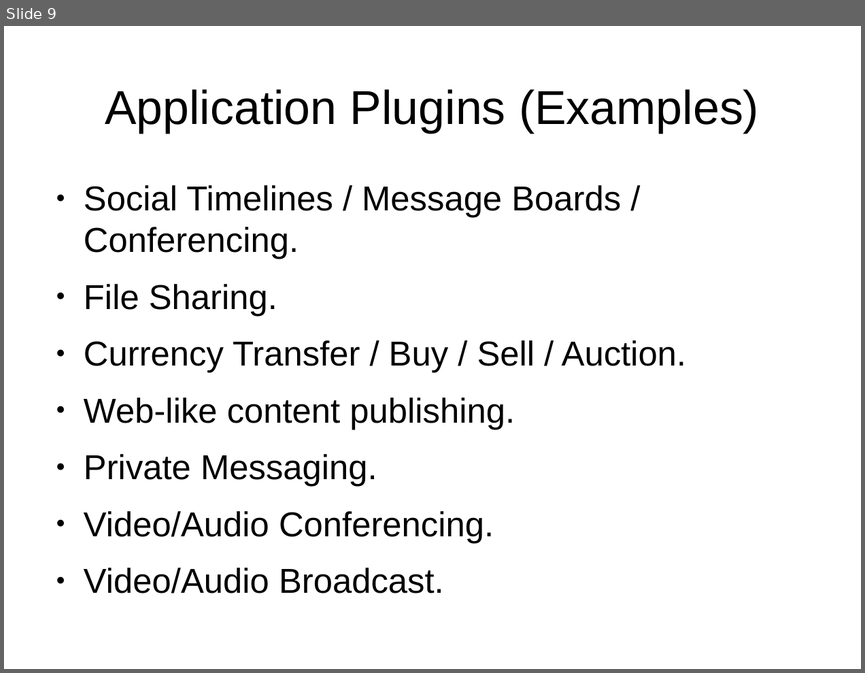
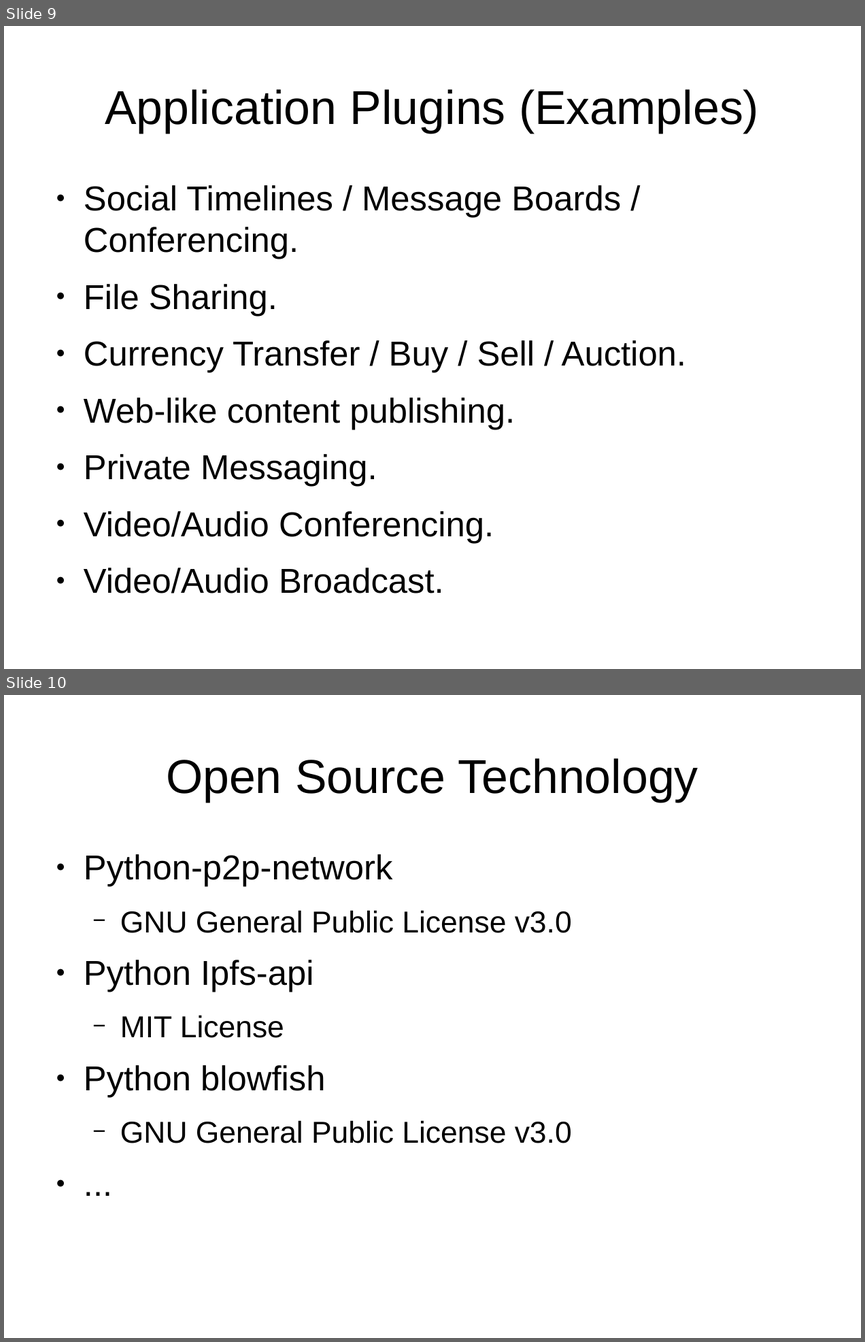
Before and after one commit to 8bitgeek/hive, a slide deck: slides/hive-p2p.odp. Shown one above the other, each under a label of ours: slide 9 before the commit, slides 9 and 10 after it. The pictures are 865x673 and 865x1342 pixels, drawn with LibreOffice and Linux fonts; fonts in the diff are those of the drawing; background and template pictures are left out. Boxes give left, top, right and bottom in pixels: in the first picture for what was removed or moved away, otherwise in the second. Text is boxed around its words. In the diff, an @@ line names an element or a change of style, - is before the commit and + after.

Commit message:
Litte more work on the slides

```diff
--- a/slides/hive-p2p.odp
+++ b/slides/hive-p2p.odp
@@ slide 10 added at [4, 695, 861, 1338], background #FFFFFF @@
@@ title added at [166, 758, 698, 802], 44 pt, text #000000 @@
+Open Source Technology
@@ text added at [84, 854, 572, 1143], 28 pt, text #000000 @@
+● Python-p2p-network
+  − GNU General Public License v3.0
+● Python Ipfs-api
+  − MIT License
+● Python blowfish
+  − GNU General Public License v3.0
+● ...
```
